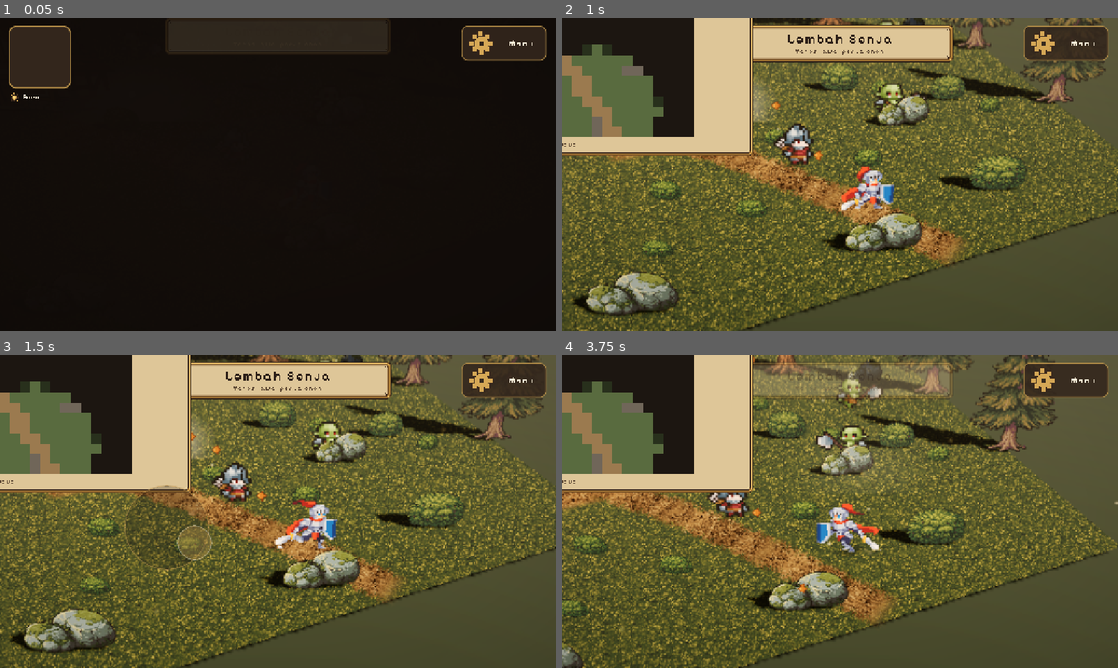
Above: before the commit, frames 1-4 (two rows, left to right).
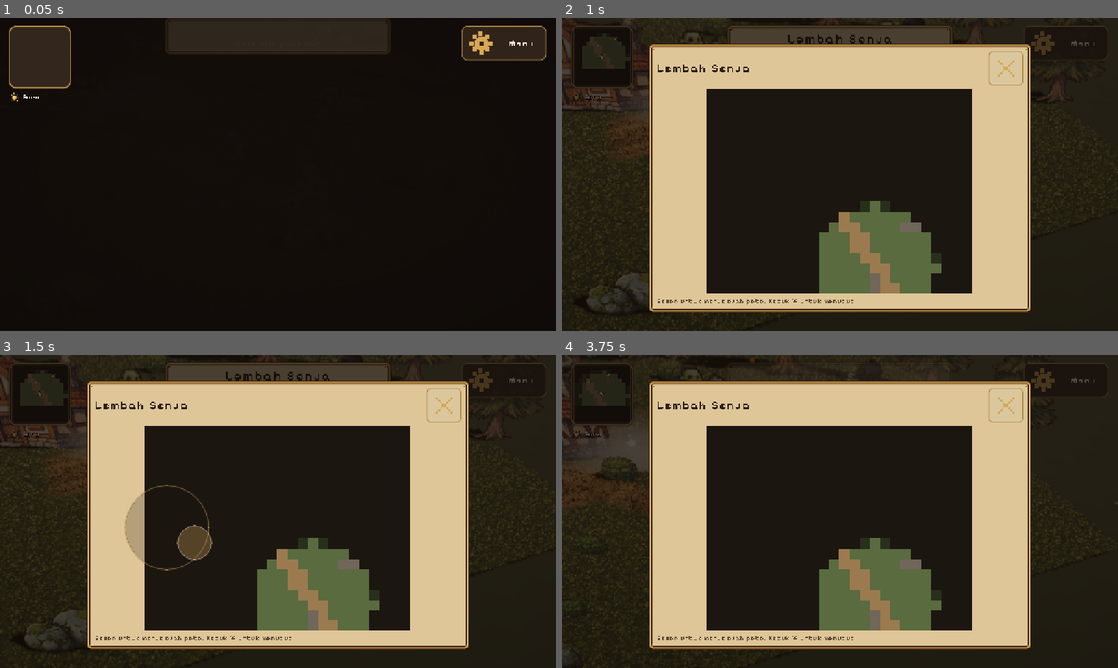
Above: after the commit, the same moments.

Repository: KyokoApp/GodotMe
Game: Godot game, scene res://game/Main.tscn
Two runs of this game, one before a commit and one after it. Both use one fixed random seed, a clock stepped at 60 frames per second and the inputs below.
Inputs (mouse positions are in pixels of both pictures, inside the frame that each line leads up to):
- Up to frame 1 (0.05 s): no input
- Up to frame 2 (1 s): tap Enter at 0.5 s; drag from (600, 55) to (895, 105) at 0.52 s
- Up to frame 3 (1.5 s): drag from (166, 527) to (250, 574) at 1.27 s
- Up to frame 4 (3.75 s): move the mouse to (895, 442) at 2.02 s; hold Right (ui_right) 2.03-2.75 s; tap Enter at 2.1, 3.6 s; drag from (812, 574) to (673, 464) at 2.77 s; move the mouse to (1006, 558) at 3.52 s; hold Left (ui_left) from 3.53 s (still down)

Frame 1 is identical in both runs. In frame 2, 93% of the frame differs, in the area x 0-100%, y 0-100%; in frame 3, 93%; in frame 4, 94%.

Commit message:
perbaiki tata letak: HUD jangkar penuh (4:3 & skala UI), menu menyesuaikan layar, banner dibersihkan untuk tangkapan
Co-authored-by: arena-agent <297053741+arena-agent@users.noreply.github.com>

Diff:
--- a/game/game/Main.gd
+++ b/game/game/Main.gd
@@ -141,7 +141,9 @@
 		push_error("[GAME] FieldHud.gd tidak ada di paket ui")
 		return
 	_hud_layer = CanvasLayer.new()
-	_hud_layer.name = "HudLayer"
+	# The launcher's boot test looks for `HUD` by name to prove the interface came
+	# out of core.pck; keep the contract, not just the behaviour.
+	_hud_layer.name = "HUD"
 	_hud_layer.layer = 2
 	add_child(_hud_layer)
 	_hud = (load(FIELD_HUD) as Script).new()
@@ -365,7 +367,7 @@
 	var quest: Dictionary = _cast.call("quest_target") if _cast.has_method("quest_target") else {}
 	_hud.call("set_quest_target", quest.get("pos", Vector2.ZERO), not quest.is_empty())
 	var action: Dictionary = _cast.call("interaction") if _cast.has_method("interaction") else {}
-	if action.is_empty() or get_tree().paused:
+	if action.is_empty() or get_tree().paused or bool(_hud.call("full_map_open")):
 		_hud.call("hide_action")
 	else:
 		_hud.call("set_action", String(action.get("kind", "")), String(action.get("label", "")))
@@ -501,6 +503,9 @@
 			_hud.call("show_banner", _area_constant("AREA_NAME", "Lembah Senja"),
 				_area_constant("AREA_SUBTITLE", ""))
 		await get_tree().create_timer(0.7).timeout
+	if scenario != "banner" and scenario != "dialogue" and _hud != null:
+		# a shot of the field must show the empty field, not the 3 s title card
+		_hud.call("dismiss_banner")
 	if menu_page != "":
 		if menu_page == "jeda":
 			menu_page = "lanjut"
--- a/game/game/tests/FieldTest.gd
+++ b/game/game/tests/FieldTest.gd
@@ -36,6 +36,7 @@
 	await _test_camera_limits()
 	await _test_zoom_ladder()
 	await _test_minimap_sizes()
+	await _test_menu_fits()
 	await _test_action_button()
 	await _test_dialogue_clear_of_hud()
 	print("[FIELD] %d pemeriksaan, %d gagal" % [checks, failures])
@@ -306,6 +307,35 @@
 	var action_rect: Rect2 = hud.call("action_rect")
 	_check(action_rect.size.x >= 132.0,
 		"tombol aksi minimal 132 px desain (≈72 dp)", str(action_rect.size))
+
+
+## The menu was designed on 1280x720. A 4:3 window is 960x720 and a 20:9 one is
+## 1440x648; on both, the parchment must stay inside the screen (that is exactly
+## what a fixed-size sheet got wrong on the first capture).
+func _test_menu_fits() -> void:
+	var menu_script: Script = load("res://game/ui/Menu.gd")
+	for pair in [Vector2(1280, 720), Vector2(960, 720), Vector2(1440, 648)]:
+		var host := Control.new()
+		host.size = pair
+		add_child(host)
+		var menu: Control = menu_script.new()
+		host.add_child(menu)
+		await get_tree().process_frame
+		menu.size = pair
+		menu.call("_layout")
+		await get_tree().process_frame
+		var sheet: Control = menu.get("_sheet")
+		var rect := sheet.get_global_rect()
+		var inside := rect.position.x >= -1.0 and rect.position.y >= -1.0 \
+			and rect.end.x <= pair.x + 1.0 and rect.end.y <= pair.y + 1.0
+		_check(inside, "menu %dx%d muat di layar" % [int(pair.x), int(pair.y)], str(rect))
+		var tabs: Control = menu.get("_tabs_row")
+		var tabs_rect := tabs.get_global_rect()
+		_check(tabs_rect.size.x <= rect.size.x + 1.0,
+			"tab menu tidak melebar melewati perkamen %dx%d" % [int(pair.x), int(pair.y)],
+			"%.0f vs %.0f" % [tabs_rect.size.x, rect.size.x])
+		host.queue_free()
+		await get_tree().process_frame
 
 
 func _test_dialogue_clear_of_hud() -> void:
--- a/game/game/ui/FieldHud.gd
+++ b/game/game/ui/FieldHud.gd
@@ -63,7 +63,20 @@
 
 
 func _ready() -> void:
-	set_anchors_preset(Control.PRESET_FULL_RECT)
+	# Anchors are written out instead of `set_anchors_preset`: this control lives
+	# directly inside a CanvasLayer, with no Control parent, and `preset` alone
+	# left it as a fixed 1280x720 rect at (0,0). On a 4:3 window (or with "ukuran
+	# UI" above 1,0, which scales the whole layer around the screen centre) the
+	# Menu button and the map then slid off the right edge. Four numbers cost
+	# nothing and cannot drift.
+	anchor_left = 0.0
+	anchor_top = 0.0
+	anchor_right = 1.0
+	anchor_bottom = 1.0
+	offset_left = 0.0
+	offset_top = 0.0
+	offset_right = 0.0
+	offset_bottom = 0.0
 	mouse_filter = Control.MOUSE_FILTER_IGNORE
 	_build_minimap()
 	_build_menu_button()
@@ -354,6 +367,17 @@
 	_banner_tween.tween_callback(func() -> void: _banner.visible = false)
 
 
+## Take the place banner away at once. Used by the capture harness (a shot of
+## "walking" should show the empty field, not three seconds of title card).
+func dismiss_banner() -> void:
+	if _banner == null:
+		return
+	if _banner_tween != null and _banner_tween.is_valid():
+		_banner_tween.kill()
+	_banner.visible = false
+	_banner.modulate.a = 0.0
+
+
 func _centre_banner() -> void:
 	if _banner == null:
 		return
@@ -395,7 +419,7 @@
 
 
 func _draw() -> void:
-	if not _has_quest:
+	if not _has_quest or size.x < 200.0 or size.y < 200.0:
 		return
 	var cam := _camera()
 	if cam == null:
--- a/game/game/ui/FullMap.gd
+++ b/game/game/ui/FullMap.gd
@@ -39,12 +39,22 @@
 
 func _ready() -> void:
 	visible = false
-	set_anchors_preset(Control.PRESET_FULL_RECT)
+	# explicit anchors: inside a CanvasLayer a `preset` call alone keeps the old
+	# 1280x720 rect, which pushed the sheet off the left of a 4:3 screen
+	anchor_left = 0.0
+	anchor_top = 0.0
+	anchor_right = 1.0
+	anchor_bottom = 1.0
+	offset_left = 0.0
+	offset_top = 0.0
+	offset_right = 0.0
+	offset_bottom = 0.0
 	mouse_filter = Control.MOUSE_FILTER_STOP
 
 	_dim = ColorRect.new()
 	_dim.color = Color(0.06, 0.04, 0.03, 0.72)
-	_dim.set_anchors_preset(Control.PRESET_FULL_RECT)
+	_dim.anchor_right = 1.0
+	_dim.anchor_bottom = 1.0
 	_dim.mouse_filter = Control.MOUSE_FILTER_STOP
 	add_child(_dim)
 
--- a/game/game/ui/Menu.gd
+++ b/game/game/ui/Menu.gd
@@ -52,32 +52,43 @@
 var _launcher_btn: Button
 var _launcher_warn: Label
 var _map: RefCounted = null
+var _tabs_row: HBoxContainer
+var _frame: PanelContainer
+var _stack: Control
 
 
 func _ready() -> void:
 	visible = false
-	set_anchors_preset(Control.PRESET_FULL_RECT)
+	anchor_left = 0.0
+	anchor_top = 0.0
+	anchor_right = 1.0
+	anchor_bottom = 1.0
+	offset_left = 0.0
+	offset_top = 0.0
+	offset_right = 0.0
+	offset_bottom = 0.0
 	mouse_filter = Control.MOUSE_FILTER_STOP
 	_build()
+	_layout()
+	resized.connect(_layout)
 
 
 func _build() -> void:
 	_dim = ColorRect.new()
 	_dim.color = Color(0.06, 0.04, 0.03, 0.66)
-	_dim.set_anchors_preset(Control.PRESET_FULL_RECT)
+	_dim.anchor_right = 1.0
+	_dim.anchor_bottom = 1.0
 	add_child(_dim)
 
 	_sheet = PanelContainer.new()
 	_sheet.name = "Sheet"
 	_sheet.add_theme_stylebox_override("panel", KIT.parchment(20, 24, 18))
+	# centred in _layout(): the sheet is designed on 1280x720 and a 4:3 phone
+	# window is 960x720, where a fixed 1080-wide sheet hangs off both edges
 	_sheet.anchor_left = 0.5
 	_sheet.anchor_right = 0.5
 	_sheet.anchor_top = 0.5
 	_sheet.anchor_bottom = 0.5
-	_sheet.offset_left = -SHEET.x * 0.5
-	_sheet.offset_right = SHEET.x * 0.5
-	_sheet.offset_top = -SHEET.y * 0.5
-	_sheet.offset_bottom = SHEET.y * 0.5
 	add_child(_sheet)
 
 	var column := VBoxContainer.new()
@@ -109,6 +120,7 @@
 	# --- tab row
 	var tabs := HBoxContainer.new()
 	tabs.name = "Tabs"
+	_tabs_row = tabs
 	tabs.add_theme_constant_override("separation", 6)
 	column.add_child(tabs)
 	for entry in TABS:
@@ -136,10 +148,12 @@
 	var frame := PanelContainer.new()
 	frame.add_theme_stylebox_override("panel", _well_style())
 	frame.custom_minimum_size = CONTENT
+	_frame = frame
 	column.add_child(frame)
 	var stack := Control.new()
 	stack.custom_minimum_size = CONTENT - Vector2(32, 32)
 	stack.size_flags_vertical = Control.SIZE_EXPAND_FILL
+	_stack = stack
 	frame.add_child(stack)
 
 	_build_page_lanjut(stack)
@@ -150,6 +164,42 @@
 	_build_page_simpan(stack)
 	_build_page_peluncur(stack)
 	show_page("lanjut")
+
+
+## Fit the parchment to the window: never wider or taller than the screen, and
+## never wider than 1120 design px (a sheet that spans a 20:9 phone edge to edge
+## stops reading as a sheet). Re-run on every resize.
+func _layout() -> void:
+	if _sheet == null:
+		return
+	var vp := size
+	if vp.x < 2.0 or vp.y < 2.0:
+		var host := get_viewport()
+		vp = host.get_visible_rect().size if host != null else Vector2(1280, 720)
+		# the first frame can run before the control has been laid out
+		size = vp
+	var w := minf(SHEET.x, vp.x - 48.0)
+	var h := minf(SHEET.y, vp.y - 56.0)
+	_sheet.offset_left = -w * 0.5
+	_sheet.offset_right = w * 0.5
+	_sheet.offset_top = -h * 0.5
+	_sheet.offset_bottom = h * 0.5
+	_sheet.custom_minimum_size = Vector2.ZERO
+	# The seven tabs and the content well were designed on 1280x720. On a 4:3
+	# window (960x720) they would be wider than the sheet, so their minimums
+	# shrink with it instead of pushing the parchment past the screen edge.
+	var inner := w - 76.0
+	if _tabs_row != null:
+		var each := clampf((inner - 6.0 * float(_tabs_row.get_child_count() - 1))
+			/ float(maxi(1, _tabs_row.get_child_count())), 88.0, 138.0)
+		for child in _tabs_row.get_children():
+			(child as Control).custom_minimum_size = Vector2(each, KIT.TOUCH_MIN)
+	if _frame != null:
+		_frame.custom_minimum_size = Vector2(maxf(420.0, inner),
+			maxf(240.0, h - 210.0))
+	if _stack != null:
+		_stack.custom_minimum_size = Vector2(maxf(388.0, inner - 32.0),
+			maxf(208.0, h - 242.0))
 
 
 func _tab_style(active: bool) -> StyleBoxFlat:
@@ -381,6 +431,7 @@
 
 # ------------------------------------------------------------------ public ---
 func open(page: String = "lanjut") -> void:
+	_layout()
 	visible = true
 	modulate.a = 0.0
 	show_page(page)
--- a/game/game/ui/Minimap.gd
+++ b/game/game/ui/Minimap.gd
@@ -179,7 +179,10 @@
 # -------------------------------------------------------------------- draw ---
 func _draw() -> void:
 	var box := _box()
-	if _texture == null:
+	# The frame is laid out in apply_safe_area, so on the very first frame the
+	# control can still be 0x0. A negative rectangle is not a harmless mistake in
+	# Godot: it spams the log on every draw, and on a phone that is a real cost.
+	if _texture == null or box.size.x < 4.0 or box.size.y < 4.0:
 		return
 	var tiles := window_tiles()
 	var box_size := box.size
@@ -196,7 +199,10 @@
 ## The square the map occupies inside the frame (the frame is `size`).
 func _box() -> Rect2:
 	var inset := 8.0
-	return Rect2(Vector2(inset, inset), size - Vector2(inset, inset) * 2.0)
+	var inner := size - Vector2(inset, inset) * 2.0
+	inner.x = maxf(0.0, inner.x)
+	inner.y = maxf(0.0, inner.y)
+	return Rect2(Vector2(inset, inset), inner)
 
 
 ## World metres -> minimap pixels, relative to the player-centred window.
Not shown, changed: docs/DESIGN_NOTES.md
